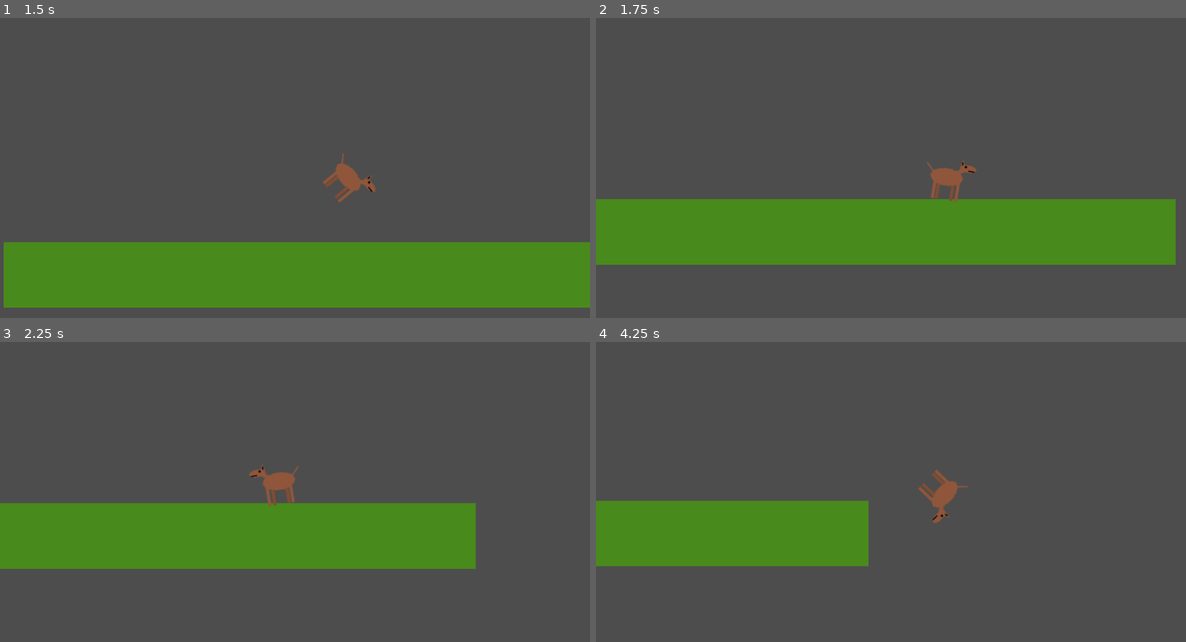
Above: before the commit, frames 1-4 (two rows, left to right).
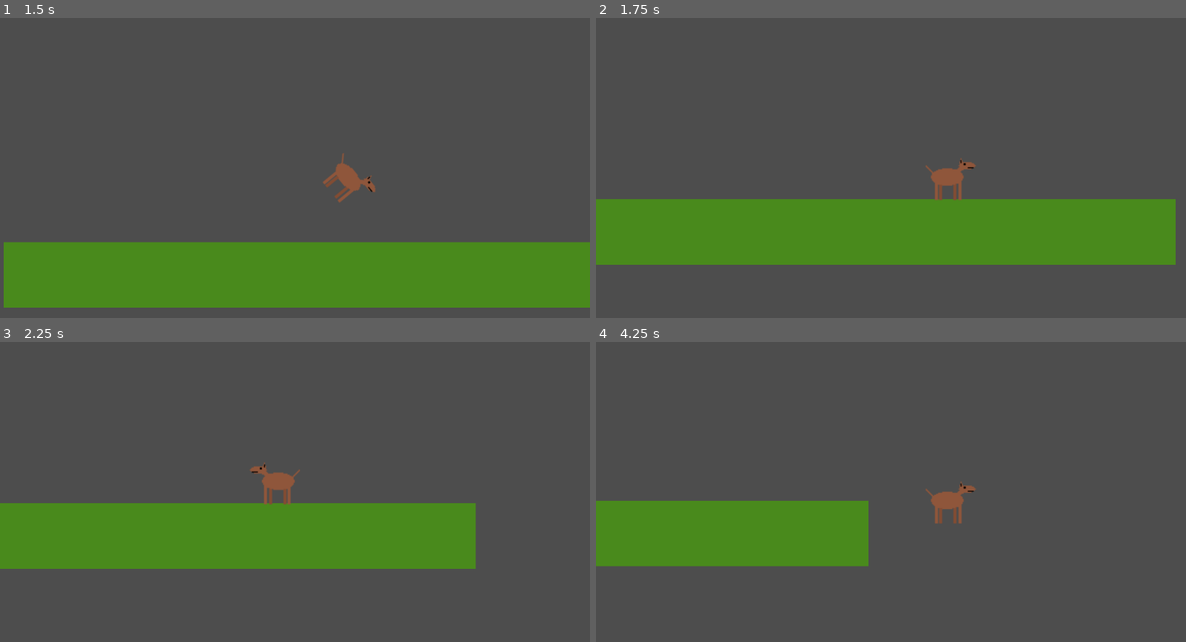
Above: after the commit, the same moments.

Repository: FormidianGoat/weeksaucem25
Game: Godot game, scene res://scenes/world.tscn
The game is run twice, just before and just after one commit, with the same random seed, the same clock (stepped at 60 frames per second) and the same inputs.
Inputs:
- Up to frame 1 (1.5 s): hold D (Right) from 0.53 s (still down); tap Space (Jump) at 0.77 s
- Up to frame 2 (1.75 s): keep holding D (Right); tap Space (Jump) at 1.52 s
- Up to frame 3 (2.25 s): release D (Right) at 2.03 s; hold A (Left) from 2.03 s (still down)
- Up to frame 4 (4.25 s): release A (Left) at 2.78 s; hold D (Right) from 2.78 s (still down); tap Space (Jump) at 3.02, 3.77 s

Frame 1 is identical in both runs. In frame 2, 0.3% of the frame differs, in the area x 55-65%, y 46-62%; in frame 3, 0.3%; in frame 4, 0.5%, in the area x 54-65%, y 42-61%.

Commit message:
Update player.gd
fixed rotation bug

Diff:
--- a/horsebounce/scripts/player.gd
+++ b/horsebounce/scripts/player.gd
@@ -32,6 +32,7 @@
 	move_and_slide()
 
 	if is_on_floor():
+		is_jumping = false
 		stop_flipping()
 
 	if is_jumping:
